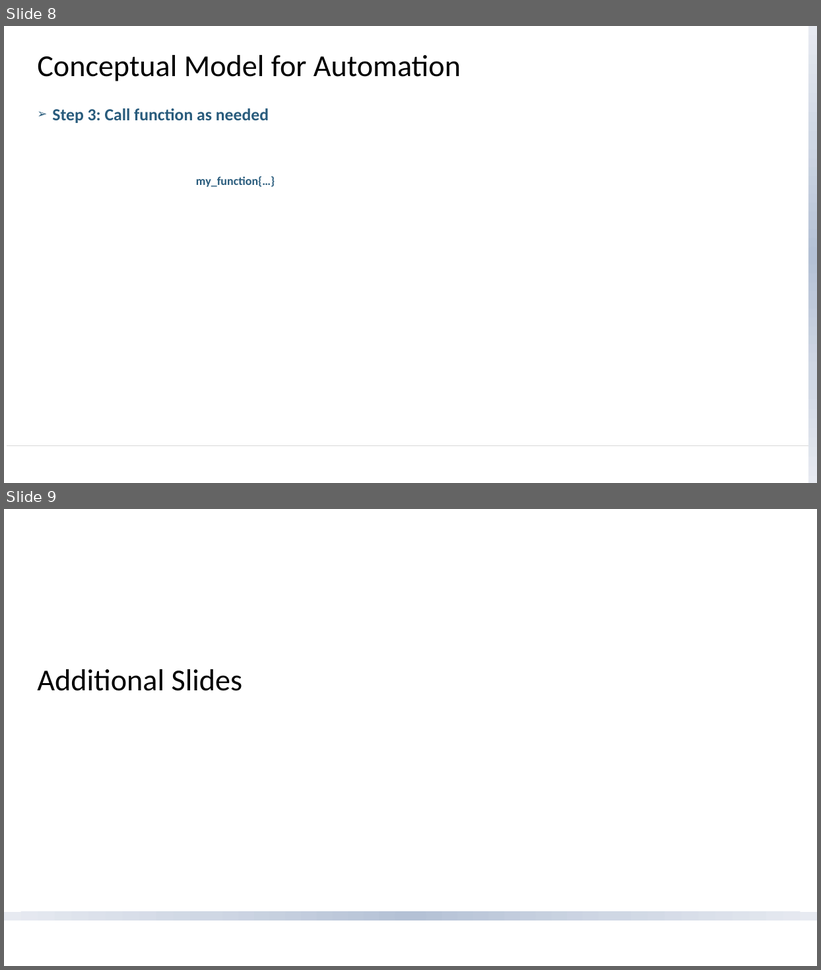
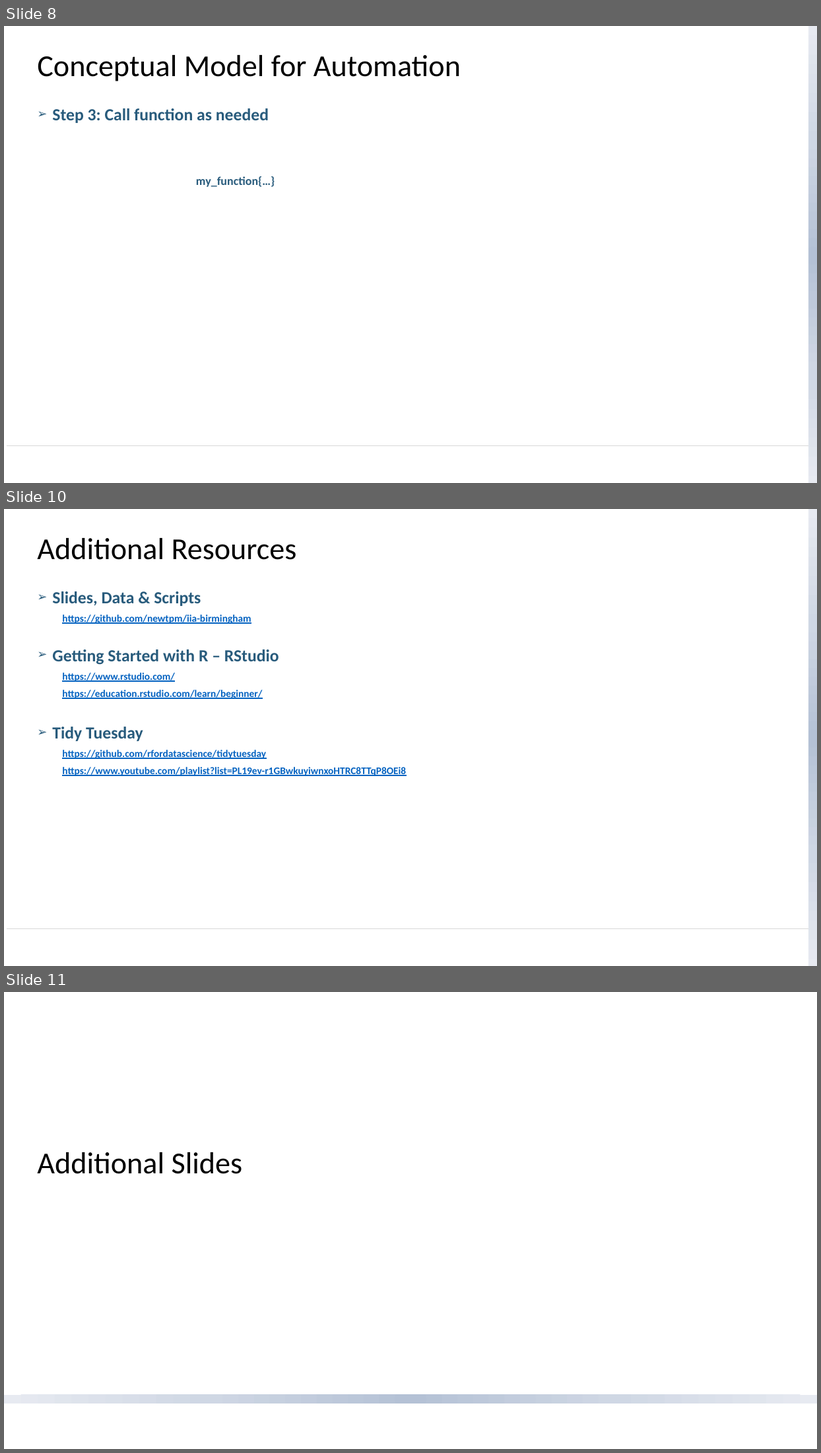
Before and after one commit to newtpm/iia-birmingham, a slide deck: Bravery - Brilliantly Lazy (Automation).pptx. Shown one above the other, each under a label of ours: slides 8 and 9 before the commit, slides 8, 10 and 11 after it; the slides between them are not shown. The pictures are 821x970 and 821x1453 pixels, drawn with LibreOffice and Linux fonts; fonts in the diff are those of the drawing; background and template pictures are left out. Boxes give left, top, right and bottom in pixels: in the first picture for what was removed or moved away, otherwise in the second. Text is boxed around its words. In the diff, an @@ line names an element or a change of style, - is before the commit and + after.

```diff
--- a/Bravery - Brilliantly Lazy (Automation).pptx
+++ b/Bravery - Brilliantly Lazy (Automation).pptx
@@ slide 10 added at bbox=[4, 509, 817, 966], background #FFFFFF; not listed: 2 template elements that a slide beside it also shows @@
@@ title added at bbox=[37, 538, 297, 560], 36 pt, text #000000 @@
+Additional Resources
@@ text added at bbox=[52, 591, 406, 776], 12 pt, text #0563C1, bold, underline @@
+➢ Slides, Data & Scripts
+  https://github.com/newtpm/iia-birmingham
+➢ Getting Started with R – RStudio
+  https://www.rstudio.com/
+  https://education.rstudio.com/learn/beginner/
+  ➢ Tidy Tuesday
+  https://github.com/rfordatascience/tidytuesday
+  https://www.youtube.com/playlist?list=PL19ev-r1GBwkuyiwnxoHTRC8TTqP8OEi8
@@ what was slide 9 is now slide 11 @@
```
Also in this commit, not shown: 1 other slide added, 4 other files.
